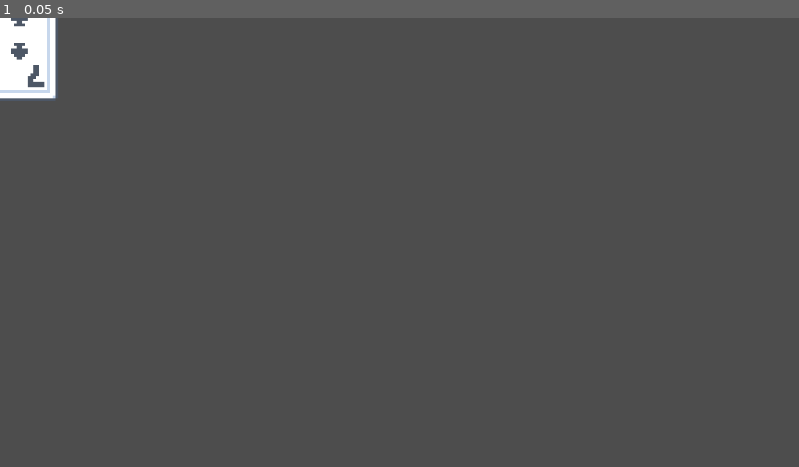
Above: before the commit, frame 1.
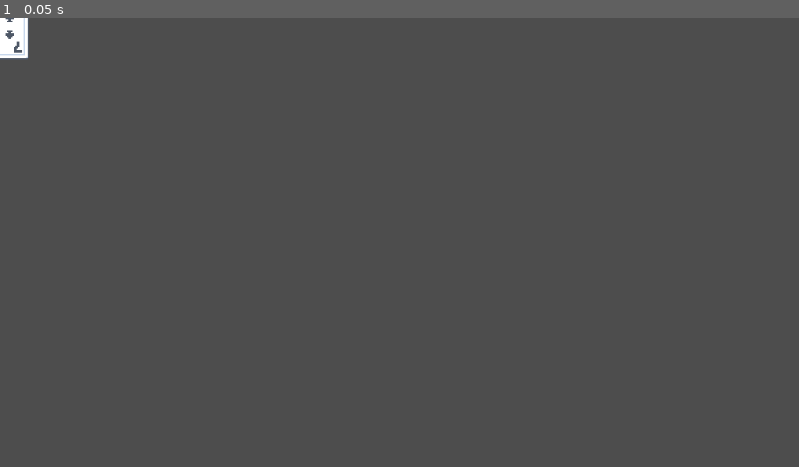
Above: after the commit, the same moment.

Repository: MathieuVavrille/BeloteAI
Game: Godot game, scene res://card.tscn
Same seed, same stepped clock (60 frames per second), same inputs: the game is played once before the commit and once after it. The project has no main scene, so this scene is started directly.
Inputs:
- Up to frame 1 (0.05 s): no input

The runs differ from the first frame. In frame 1, 1.1% of the frame differs, in the area x 0-8%, y 0-19%.

Commit message:
improving using CGPT

Diff:
--- a/card.gd
+++ b/card.gd
@@ -5,6 +5,7 @@
 signal mouse_exited
 
 enum Suit { DIAMONDS, CLUBS, HEARTS, SPADES }
+const ALL_SUITS = [Suit.DIAMONDS, Suit.CLUBS, Suit.HEARTS, Suit.SPADES]
 
 @export var suit: Suit = Suit.SPADES
 @export_range(1, 13) var rank: int = 1
@@ -63,7 +64,7 @@
 	flip_position = -1.
 
 func set_random():
-	suit = Suit[Suit.keys()[randi() % Suit.size()]]  # Pick a random suit
+	suit = ALL_SUITS[randi() % Suit.size()]  # Pick a random suit
 	rank = randi() % 13 + 1  # Pick a rank from 1 (Ace) to 13 (King)
 	load_texture()
 
@@ -75,19 +76,14 @@
 	is_hovered = false
 	mouse_exited.emit()
 
-static var CARDS_VALUES = [-100, 11, -12, -13, -14, -15, -16, -3, -2, -1, 10, 2, 3, 4]
-static var TRUMP_VALUES = [-100, 11, -12, -13, -14, -15, -16, -3, -2, 14, 10, 20, 3, 4]
-static func generate_order(trump, natural_order):
+static var CARDS_VALUES = [-100, 11, -16, -15, -14, -13, -12, -3, -2, -1, 10, 2, 3, 4]
+static var TRUMP_VALUES = [-100, 11, -16, -15, -14, -13, -12, -3, -2, 14, 10, 20, 3, 4]
+static func generate_order(trump):
 	var order = func(card1, card2):
 		if card1.suit != card2.suit:
-			return natural_order ^ (card1.suit < card2.suit)
-		if card1.suit == trump:
-			return natural_order ^ (TRUMP_VALUES[card1.suit] < TRUMP_VALUES[card2.suit])
+			return card1.suit < card2.suit
+		elif card1.suit == trump:
+			return TRUMP_VALUES[card1.rank] < TRUMP_VALUES[card2.rank]
 		else:
-			return natural_order ^ (CARDS_VALUES[card1.suit] < CARDS_VALUES[card2.suit])
+			return CARDS_VALUES[card1.rank] < CARDS_VALUES[card2.rank]
 	return order
-
-static func order_test(card1, card2):
-	if card1.suit != card2.suit:
-		return card1.suit < card2.suit
-	return card1.rank != 1 and card1.rank < card2.rank
--- a/card.tscn
+++ b/card.tscn
@@ -13,12 +13,15 @@
 
 [node name="Back" type="Sprite2D" parent="."]
 visible = false
+scale = Vector2(0.5, 0.5)
 texture = ExtResource("2_wokpp")
 
 [node name="Front" type="Sprite2D" parent="."]
+scale = Vector2(0.5, 0.5)
 texture = ExtResource("3_fk6bm")
 
 [node name="Area2D" type="Area2D" parent="."]
+scale = Vector2(0.5, 0.5)
 
 [node name="CollisionShape2D" type="CollisionShape2D" parent="Area2D"]
 shape = SubResource("RectangleShape2D_fbare")
--- /dev/null
+++ b/deal_ui.gd
@@ -0,0 +1,23 @@
+extends Control
+const CARD_SCENE = preload("res://card.tscn")
+
+
+var cards = []
+
+func _ready() -> void:
+	for rank in [1, 7, 8, 9, 10, 11, 12, 13]:
+		for suit in Card.ALL_SUITS:
+			var card = CARD_SCENE.instantiate()
+			card.suit = suit
+			card.rank = rank
+			cards.append(card)
+	cards.shuffle()
+
+# Called every frame. 'delta' is the elapsed time since the previous frame.
+func _process(delta: float) -> void:
+	pass
+
+
+func _on_new_card_pressed() -> void:
+	var dealt_card = cards.pop_back()
+	$Bottom/Hand.create_card(dealt_card.suit, dealt_card.rank)
--- /dev/null
+++ b/deal_ui.tscn
@@ -0,0 +1,88 @@
+[gd_scene load_steps=4 format=3 uid="uid://dkk38htl82o2u"]
+
+[ext_resource type="Script" path="res://deal_ui.gd" id="1_5pn1d"]
+[ext_resource type="PackedScene" uid="uid://df222ixkn7ded" path="res://hand.tscn" id="1_yt3dj"]
+[ext_resource type="PackedScene" uid="uid://ci45mgplbp82a" path="res://deck.tscn" id="2_kbnab"]
+
+[node name="DealUI" type="Control"]
+layout_mode = 3
+anchors_preset = 15
+anchor_right = 1.0
+anchor_bottom = 1.0
+grow_horizontal = 2
+grow_vertical = 2
+mouse_filter = 1
+script = ExtResource("1_5pn1d")
+
+[node name="Bottom" type="Control" parent="."]
+layout_mode = 1
+anchors_preset = 7
+anchor_left = 0.5
+anchor_top = 1.0
+anchor_right = 0.5
+anchor_bottom = 1.0
+grow_horizontal = 2
+grow_vertical = 0
+mouse_filter = 1
+
+[node name="Hand" parent="Bottom" instance=ExtResource("1_yt3dj")]
+position = Vector2(0, 0)
+
+[node name="Left" type="Control" parent="."]
+layout_mode = 1
+anchors_preset = 4
+anchor_top = 0.5
+anchor_bottom = 0.5
+grow_vertical = 2
+mouse_filter = 1
+
+[node name="Hand" parent="Left" instance=ExtResource("1_yt3dj")]
+position = Vector2(0, 0)
+rotation = 1.5708
+
+[node name="Right" type="Control" parent="."]
+layout_mode = 1
+anchors_preset = 6
+anchor_left = 1.0
+anchor_top = 0.5
+anchor_right = 1.0
+anchor_bottom = 0.5
+grow_horizontal = 0
+grow_vertical = 2
+mouse_filter = 1
+
+[node name="Hand" parent="Right" instance=ExtResource("1_yt3dj")]
+position = Vector2(0, 0)
+rotation = 4.71239
+
+[node name="Top" type="Control" parent="."]
+layout_mode = 1
+anchors_preset = 5
+anchor_left = 0.5
+anchor_right = 0.5
+grow_horizontal = 2
+mouse_filter = 1
+
+[node name="Hand" parent="Top" instance=ExtResource("1_yt3dj")]
+position = Vector2(0, 0)
+rotation = 3.14159
+
+[node name="Deck" type="Control" parent="."]
+layout_mode = 1
+anchors_preset = 8
+anchor_left = 0.5
+anchor_top = 0.5
+anchor_right = 0.5
+anchor_bottom = 0.5
+grow_horizontal = 2
+grow_vertical = 2
+
+[node name="Deck" parent="Deck" instance=ExtResource("2_kbnab")]
+
+[node name="NewCard" type="Button" parent="."]
+layout_mode = 0
+offset_right = 225.0
+offset_bottom = 127.0
+text = "New Card"
+
+[connection signal="pressed" from="NewCard" to="." method="_on_new_card_pressed"]
--- /dev/null
+++ b/deck.gd
@@ -0,0 +1,25 @@
+extends Node2D
+
+const CARD_SCENE = preload("res://card.tscn")
+
+var cards = []
+
+# Called when the node enters the scene tree for the first time.
+func _ready() -> void:
+	$FakeCard.visible = false
+	for rank in [1, 7, 8, 9, 10, 11, 12, 13]:
+		for suit in Card.ALL_SUITS:
+			var card = CARD_SCENE.instantiate()
+			card.suit = suit
+			card.rank = rank
+			cards.append(card)
+			add_child(card)
+	cards.shuffle()
+	for i in range(len(cards)):
+		cards[i].z_index = i
+
+
+
+# Called every frame. 'delta' is the elapsed time since the previous frame.
+func _process(delta: float) -> void:
+	pass
--- /dev/null
+++ b/deck.tscn
@@ -0,0 +1,10 @@
+[gd_scene load_steps=3 format=3 uid="uid://ci45mgplbp82a"]
+
+[ext_resource type="Script" path="res://deck.gd" id="1_40k4k"]
+[ext_resource type="Texture2D" uid="uid://ben7qqx34vpkq" path="res://assets/cards/card_back.png" id="2_y5hfa"]
+
+[node name="Deck" type="Node2D"]
+script = ExtResource("1_40k4k")
+
+[node name="FakeCard" type="Sprite2D" parent="."]
+texture = ExtResource("2_y5hfa")
--- a/hand.gd
+++ b/hand.gd
@@ -1,12 +1,13 @@
 extends Node2D
 
-@export var small_radius = 250
-@export var big_radius = 400
+@export var small_radius = 100
+@export var big_radius = 200
 @export var natural_order = true
 
 const CARD_SCENE = preload("res://card.tscn")
 var min_angle = PI / 5
 var max_angle = PI - min_angle
+var angle_between_cards = PI / 12
 
 var cards = []
 var cards_goal_angles = []
@@ -14,16 +15,23 @@
 
 # Called when the node enters the scene tree for the first time.
 func _ready() -> void:
-	for i in range(8):
-		var card = CARD_SCENE.instantiate()
-		card.set_random()
-		card.mouse_exited.connect(on_card_mouse_exited)
-		card.mouse_entered.connect(on_card_mouse_exited)
-		cards.append(card)
-		cards[i].angle = max_angle - i * (max_angle - min_angle) / 7
-		cards_goal_angles.append(cards[i].angle)
-		add_child(card)
-	position_cards()
+	pass
+
+func add_card(card):
+	cards.append(card)
+	cards.sort_custom(Card.generate_order(null))
+	compute_goal_angles()
+
+func create_card(suit, rank):
+	var card = CARD_SCENE.instantiate()
+	card.suit = suit
+	card.rank = rank
+	card.mouse_entered.connect(on_card_mouse_hovered)
+	card.mouse_exited.connect(on_card_mouse_hovered)
+	add_child(card)
+	add_card(card)
+	card.angle = PI/2
+
 
 func position_cards():
 	for i in range(len(cards)):
@@ -34,8 +42,9 @@
 		cards[i].z_index = i
 
 func compute_goal_angles():
+	cards_goal_angles = []
 	for i in range(len(cards)):
-		cards_goal_angles[i] = max_angle - i * (max_angle - min_angle) / (len(cards) - 1)
+		cards_goal_angles.append(PI/2 - angle_between_cards * (i - (len(cards)-1) / 2.))
 
 func move_cards(delta):
 	for i in range(len(cards)):
@@ -54,7 +63,7 @@
 	move_cards(delta)
 	position_cards()
 
-func on_card_mouse_exited():
+func on_card_mouse_hovered():
 	var can_hover = true
 	for i in range(len(cards)-1, -1, -1):
 		if cards[i].is_hovered and can_hover:
@@ -65,14 +74,22 @@
 
 
 func _on_spades_pressed() -> void:
-	cards.sort_custom(Card.generate_order(Card.Suit.SPADES, natural_order))
+	cards.sort_custom(Card.generate_order(Card.Suit.SPADES))
 	compute_goal_angles()
 func _on_hearts_pressed() -> void:
-	cards.sort_custom(Card.generate_order(Card.Suit.HEARTS, natural_order))
+	cards.sort_custom(Card.generate_order(Card.Suit.HEARTS))
 	compute_goal_angles()
 func _on_clubs_pressed() -> void:
-	cards.sort_custom(Card.generate_order(Card.Suit.CLUBS, natural_order))
+	cards.sort_custom(Card.generate_order(Card.Suit.CLUBS))
 	compute_goal_angles()
 func _on_diamonds_pressed() -> void:
-	cards.sort_custom(Card.generate_order(Card.Suit.DIAMONDS, natural_order))
+	cards.sort_custom(Card.generate_order(Card.Suit.DIAMONDS))
 	compute_goal_angles()
+
+
+func _on_new_card_pressed() -> void:
+	var card = CARD_SCENE.instantiate()
+	add_child(card)
+	card.set_random()
+	card.angle = PI/2
+	add_card(card)
